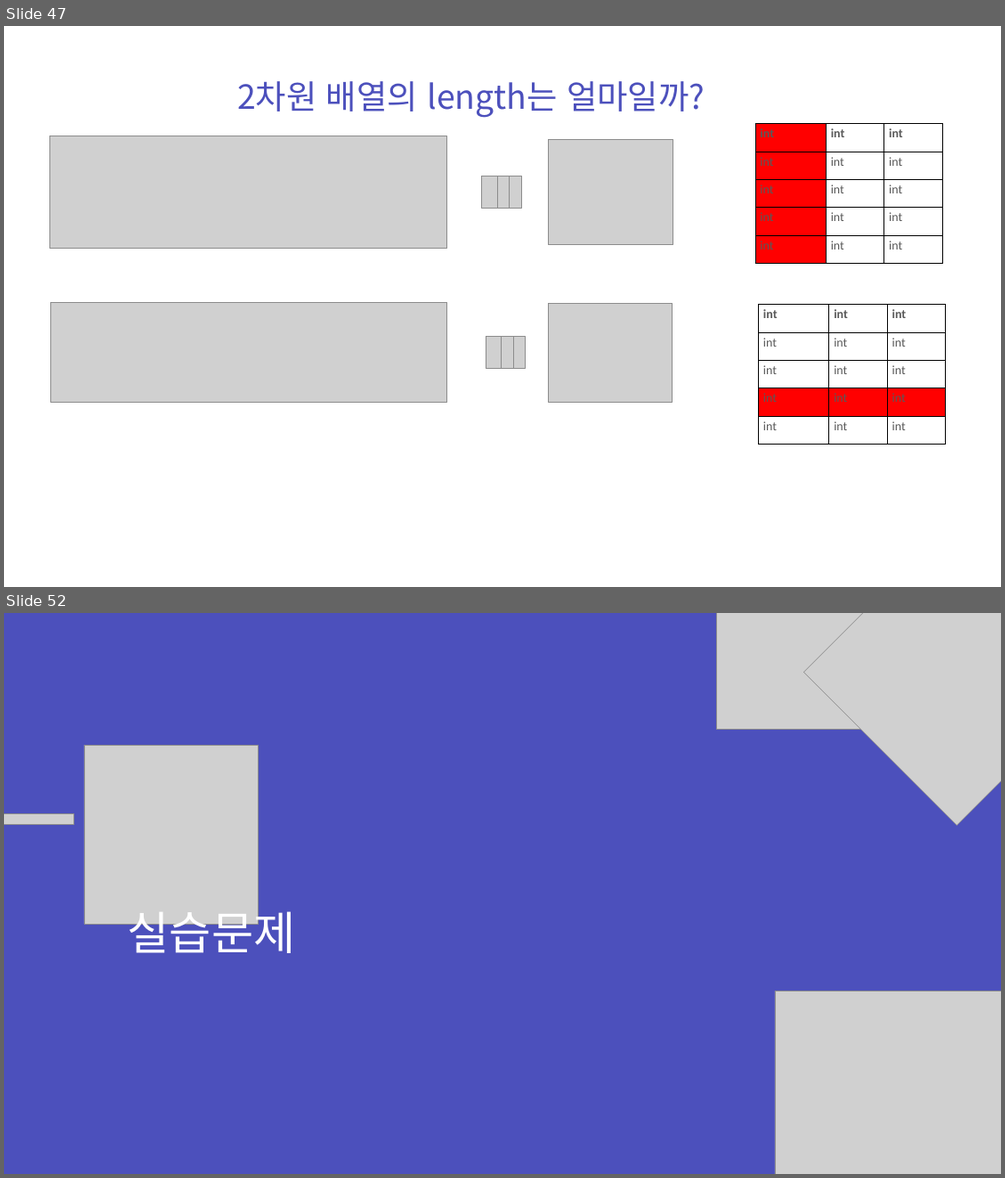
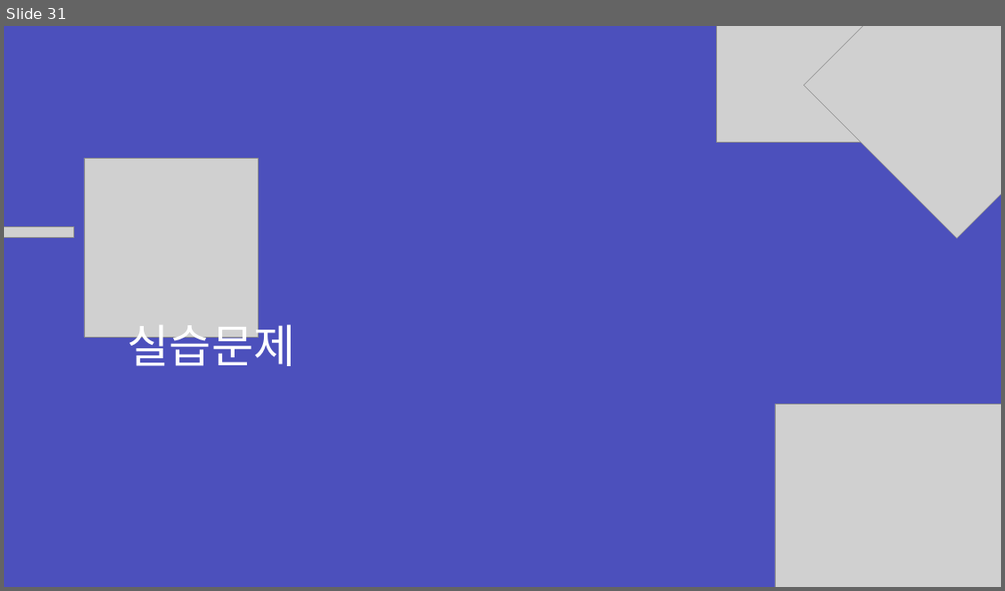
Before and after one commit to zest132/JavaLecture, a slide deck: JavaLecture/LectureFile/java 6강.pptx. Shown one above the other, each under a label of ours: slides 47 and 52 before the commit, slide 31 after it; the slides between them are not shown. The pictures are 1005x1178 and 1005x591 pixels, drawn with LibreOffice and Linux fonts; fonts in the diff are those of the drawing; grey boxes stand for pictures. Boxes give left, top, right and bottom in pixels: in the first picture for what was removed or moved away, otherwise in the second. Text is boxed around its words. In the diff, an @@ line names an element or a change of style, - is before the commit and + after.

```diff
--- a/JavaLecture/LectureFile/java 6강.pptx
+++ b/JavaLecture/LectureFile/java 6강.pptx
@@ slide 47 removed at box(4, 26, 1001, 587), background #FFFFFF @@
@@ text removed at box(237, 81, 704, 118) @@
-2차원 배열의 length는 얼마일까?
@@ table removed at box(755, 124, 942, 264), 5 rows, 3 columns @@
-int | int | int
-int | int | int
-int | int | int
-int | int | int
-int | int | int
@@ picture removed at box(50, 136, 447, 248) @@
@@ picture removed at box(549, 140, 673, 245) @@
@@ picture removed at box(481, 176, 497, 208) @@
@@ picture removed at box(494, 176, 510, 208) @@
@@ picture removed at box(505, 176, 521, 208) @@
@@ picture removed at box(51, 302, 447, 402) @@
@@ picture removed at box(549, 303, 672, 402) @@
@@ table removed at box(758, 304, 946, 443), 5 rows, 3 columns @@
-int | int | int
-int | int | int
-int | int | int
-int | int | int
-int | int | int
@@ picture removed at box(485, 336, 502, 368) @@
@@ picture removed at box(497, 336, 513, 368) @@
@@ picture removed at box(509, 336, 525, 368) @@
@@ what was slide 52 is now slide 31 @@
```
Also in this commit, not shown: 3 slides changed, 6 slides added, 26 other slides removed, 3 other files.
